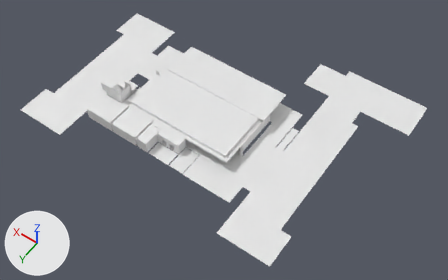
The Blender file assets/jvo.blend as it was, and as the next commit left it.
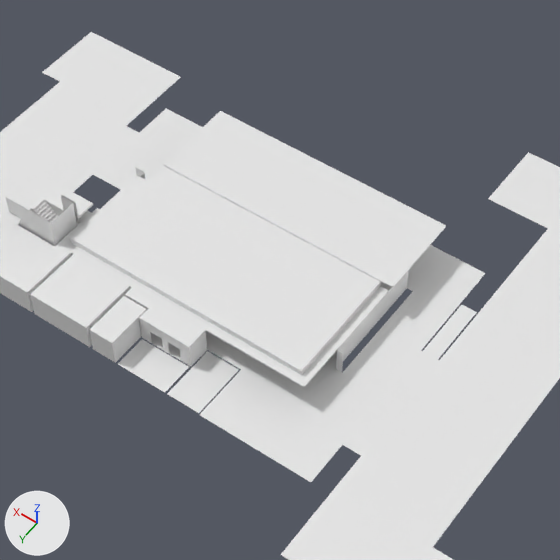
There are two pictures of each version: one whole from a camera (50 mm lens) standing at (-122.5, 152.9, 226.6) and looking at (-16.5, 4.6, -6.5), one close up on the part from 22% to 75% of the width and 0% to 84% of the height. Every picture has the same lights, and +X, +Y and +Z are marked at lower left. Objects named as collision shapes, trigger or cutter boxes, shadow casters or lower levels of detail are left out.

The first close-up shows 'basis -col'.
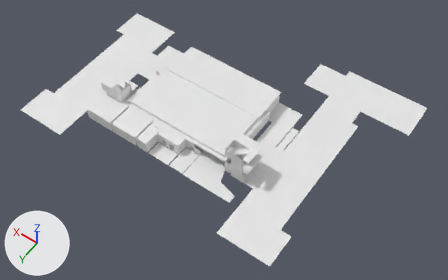
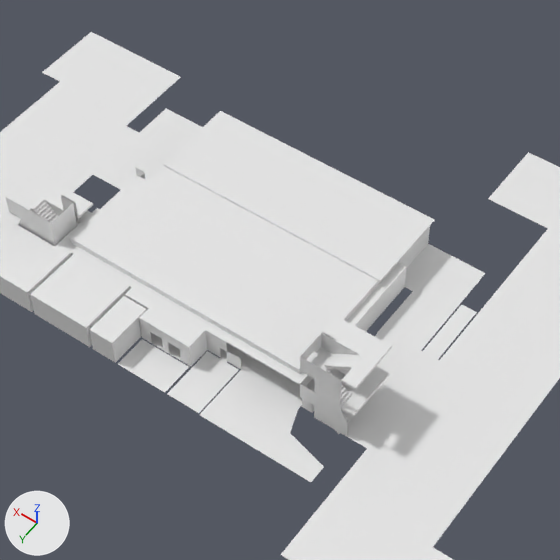
What differs and where, as boxes [x1, y1, x2, y2] in the close-ups (560 x 560 px):
'Plane.006', added
    after: [325, 353, 362, 371]
'Plane.005', added
    after: [314, 367, 351, 409]
'Plane.003', added
    after: [314, 405, 350, 434]
'Plane.004', added
    after: [341, 382, 355, 394]
part 1 of me_plane_003, built on
    both: [167, 176, 497, 502]

The change in detail:
me_plane_003 is used by ob_basis__col; location (-1.4, 27.1, 4.2); scale (8.73, 8.73, 8.73).
me_plane_003 had 574 vertices, 524 faces and spanned x -9.9..8.3, y -10.5..2.7, z -1.3..0.9.
me_plane_003 now has 752 vertices, 696 faces and spans x -9.9..8.3, y -10.5..2.7, z -1.3..1.4.
Part 1, on me_plane_003:
8 vertices are removed from x -4.6..-3.1, y -3.8..-0.2, z -0.5..0.4.
33 faces are deleted.
5 vertices in x -3.4..-3.1, y -3.8..0.9, z -0.5..0.4 move by (0.1, 0.0, 0.0).
14 vertices move from x -5.0..-3.0, y -6.1..0.2, z -0.5..0.4 to x -5.0..-1.9, y -6.1..-0.4, z -0.5..0.4.
123 vertices are added at x -5.0..-1.3, y -6.1..0.9, z -0.5..1.4.
6 new vertices lie (-0.4, 0.0, 0.0) away from vertices in x -0.7, y -0.6..0.9, z -0.5..0.2.
5 new vertices lie (0.0, -0.5, 0.0) away from vertices in x -7.4..-3.0, y -3.3..-0.6, z -0.5..-0.1.
42 new vertices lie (0.4, 0.0, 0.0) away from vertices in x -4.7..-3.7, y -1.8..-0.5, z -0.5..1.4.
6 new vertices lie (0.0, 0.4, 0.0) away from vertices in x -3.3..-3.0, y -1.2..-1.0, z 0.0..1.4.
201 new faces join them.
Object 'Plane.006' (ob_plane_006) is new; it shows a copy of the mesh of ob_plane_002.
Its location is (-33.9, 18.0, 12.6).
Its rotation in degrees is (0, 0, 360).
Its scale is (0.545, 1.8, 1.0).
Object 'Plane.005' (ob_plane_005) is new; it shows a copy of the mesh of ob_plane_002.
Its location is (-38.6, 21.6, 8.4).
Its rotation in degrees is (0, 0, 180).
Its scale is (0.545, 1.8, 1.0).
Object 'Plane.004' (ob_plane_004) is new; it shows a copy of the mesh of ob_plane_002.
Its location is (-33.9, 18.0, 4.4).
Its rotation in degrees is (0, 0, 360).
Its scale is (0.545, 1.8, 1.0).
Object 'Plane.003' (ob_plane_003) is new; it shows a copy of the mesh of ob_plane_002.
Its location is (-38.6, 21.6, 0.2).
Its rotation in degrees is (0, 0, 180).
Its scale is (0.545, 1.8, 1.0).
